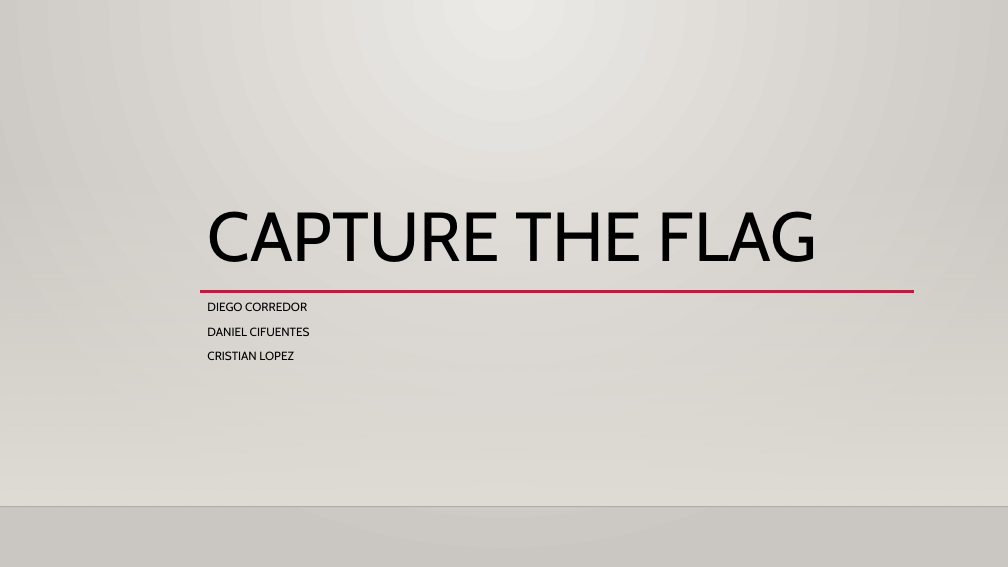
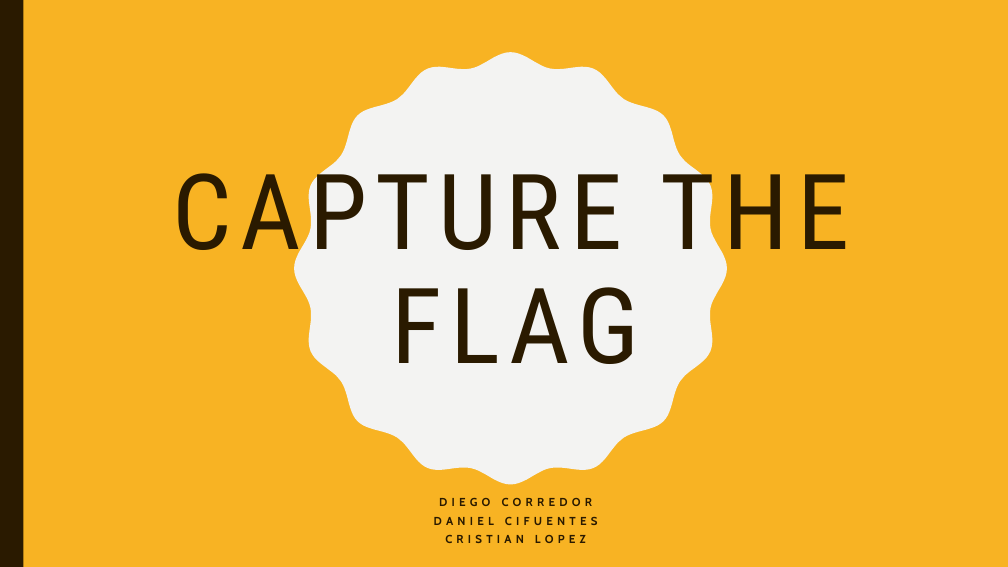
Before and after one commit to dcifuentesR/CaptureTheFlag, a slide deck: slide 1 of arsw.pptx. Drawn at 1008x567 pixels with LibreOffice and Linux fonts; fonts in the diff are those of the drawing; background and template pictures are left out. Boxes give left, top, right and bottom in pixels: in the first picture for what was removed or moved away, otherwise in the second. Text is boxed around its words. In the diff, an @@ line names an element or a change of style, - is before the commit and + after.

Commit message:
presentacion

```diff
--- a/arsw.pptx
+++ b/arsw.pptx
@@ background gradient #ECEAE7 to #CAC7C1 to #F8B323 @@
@@ rectangle added at (0,0,23,567), fill #2A1A00 @@
@@ freeform shape added at (294,52,727,485), fill #F3F3F2 @@
@@ title "CAPTURE THE FLAG": place and size @@
-title "CAPTURE THE FLAG" at (207,211,817,262)
+title "CAPTURE THE FLAG" at (173,153,849,364)
@@ title "CAPTURE THE FLAG" at (173,153,849,364): size 66 to 100 pt, font Cabin to Roboto Condensed, text colour #000000 to #2A1A00, letter spacing 0 to 8 pt; alignment left to centre; vertical alignment bottom to middle @@
@@ rectangle removed at (0,167,1008,507) @@
@@ line removed from (200, 292) to (914, 292) @@
@@ line removed from (0, 507) to (1008, 507) @@
@@ subtitle "DIEGO CORREDOR": place and size @@
-subtitle "DIEGO CORREDOR" at (207,302,310,360)
+subtitle "DIEGO CORREDOR" at (434,497,598,543)
@@ subtitle "DIEGO CORREDOR" at (434,497,598,543): size 11.2 to 11 pt, text colour #000000 to #2A1A00, letter spacing 0 to 4 pt, bold on; alignment left to centre; line spacing 1 to 0.8; less space between paragraphs @@
```
Also in this commit, not shown: 6 other slides changed, 9 slides removed.
